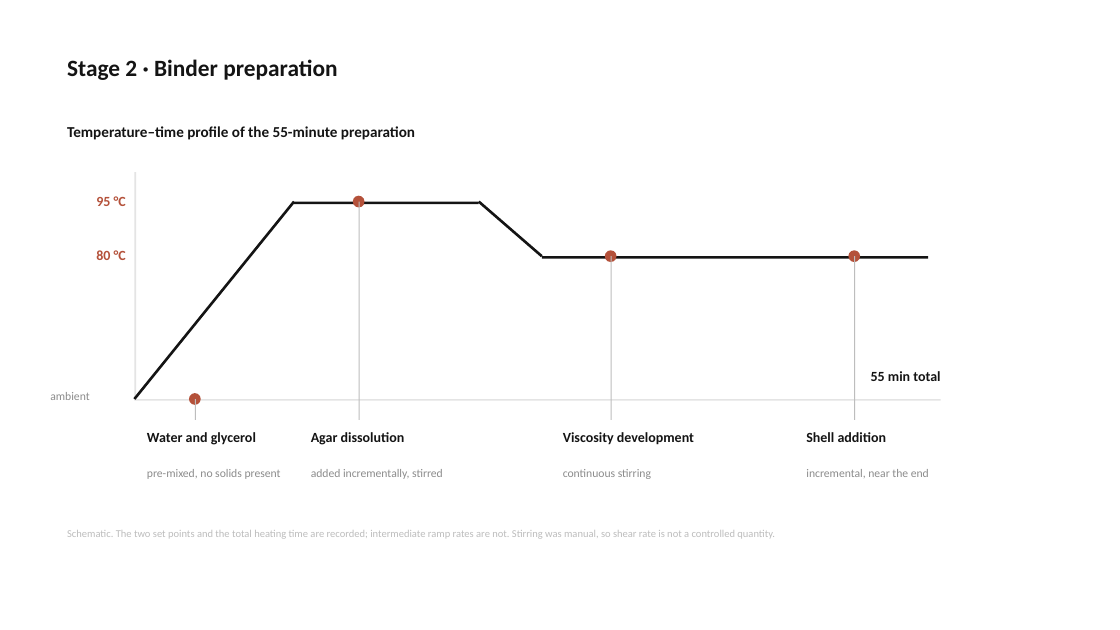
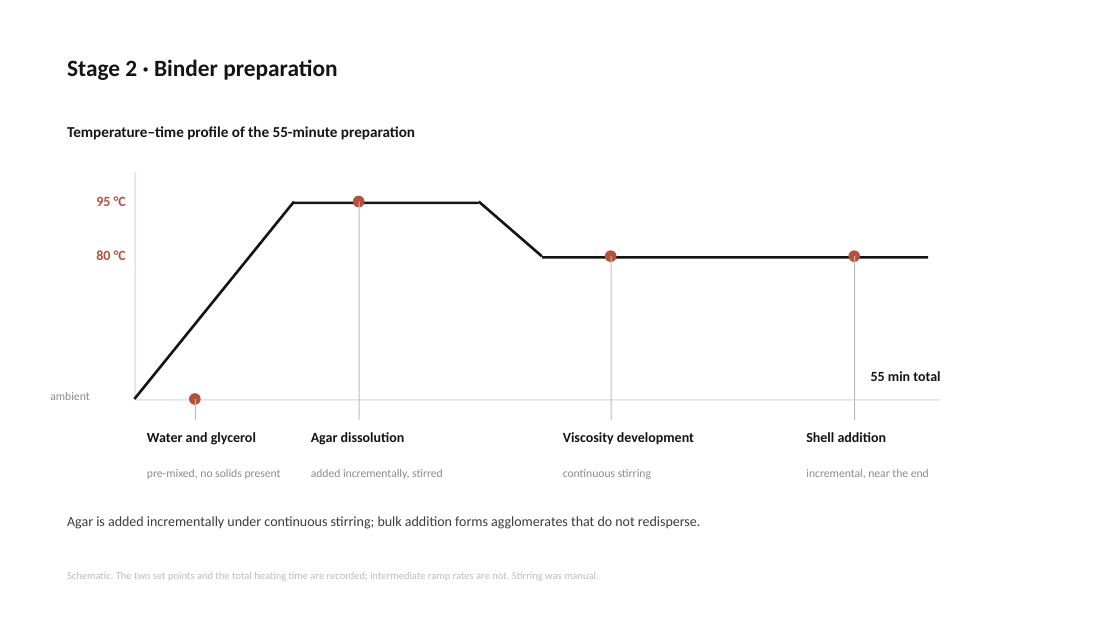
Before and after one commit to bunal91/sanat-ve-mekan, a slide deck: slide 12 of konferans-bildirisi/06-sunum/ICSMMEP26_Presentation_Unal.pptx. Drawn at 1120x630 pixels with LibreOffice and Linux fonts; fonts in the diff are those of the drawing. Boxes give left, top, right and bottom in pixels: in the first picture for what was removed or moved away, otherwise in the second. Text is boxed around its words. In the diff, an @@ line names an element or a change of style, - is before the commit and + after.

```diff
--- a/konferans-bildirisi/06-sunum/ICSMMEP26_Presentation_Unal.pptx
+++ b/konferans-bildirisi/06-sunum/ICSMMEP26_Presentation_Unal.pptx
@@ text added at [67, 516, 700, 529], 12 pt, text #3C3C3C @@
+Agar is added incrementally under continuous stirring; bulk addition forms agglomerates that do not redisperse.
@@ text at [67, 572, 599, 581]: text changed @@
-Schematic. The two set points and the total heating time are recorded; intermediate ramp rates are not. Stirring was manual, so shear rate is not a controlled quantity.
+Schematic. The two set points and the total heating time are recorded; intermediate ramp rates are not. Stirring was manual.
```
Also in this commit, not shown: 23 other slides changed, 6 other files.
